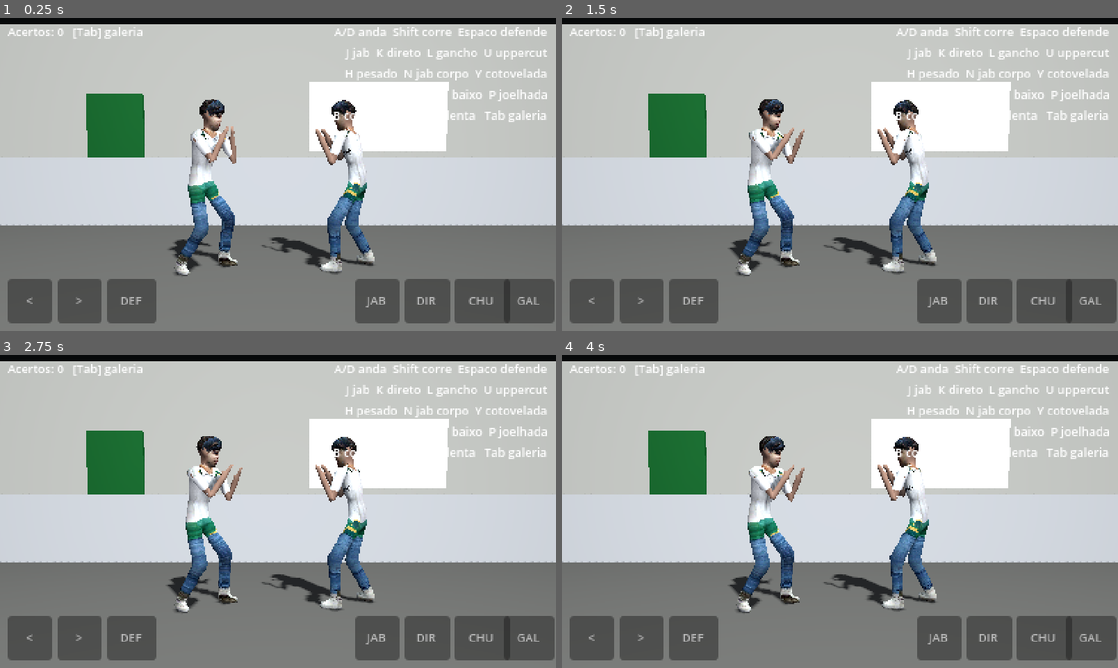
Above: before the commit, frames 1-4 (two rows, left to right).
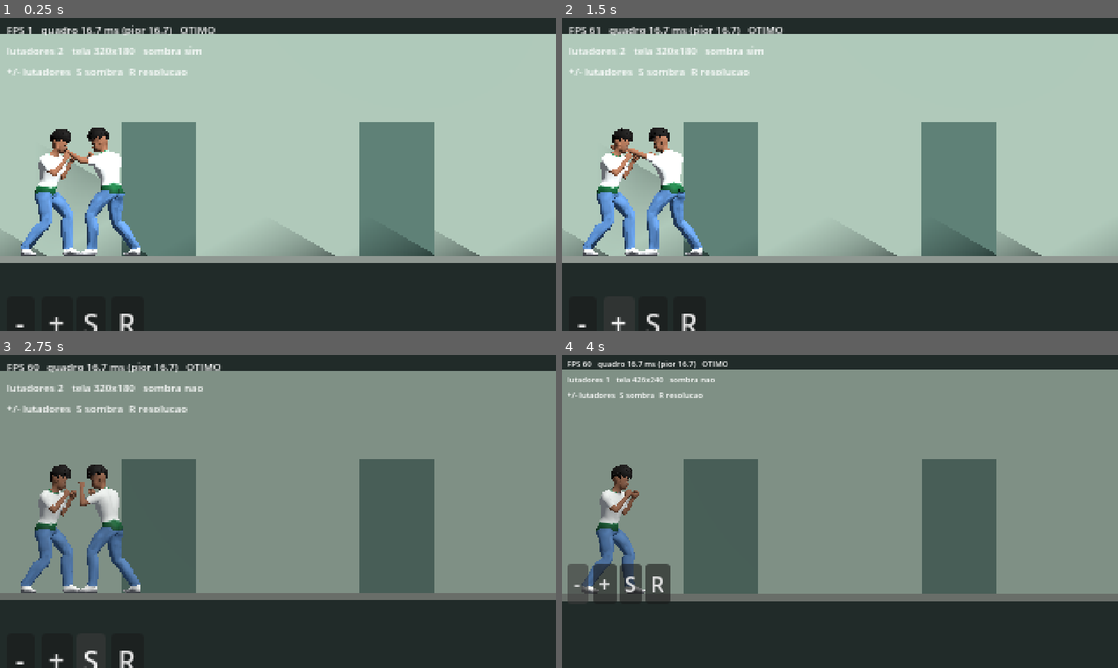
Above: after the commit, the same moments.

Repository: Felipe-Airess/jogo-gavyo
Game: Godot game, scene res://bench.tscn
Two runs of this game, one before a commit and one after it. Both use one fixed random seed, a clock stepped at 60 frames per second and the inputs below. Before the commit the project starts from res://main.tscn.
Inputs (mouse positions are in pixels of both pictures, inside the frame that each line leads up to):
- Up to frame 1 (0.25 s): no input
- Up to frame 2 (1.5 s): click (584, 324) at 0.5 s, where only the run after the commit has a clickable "-"; click (617, 324) at 1.25 s, where only the run after the commit has a clickable "+"
- Up to frame 3 (2.75 s): click (88, 661) at 2 s, where only the run after the commit has a clickable "S"
- Up to frame 4 (4 s): click (689, 661) at 2.75 s, where only the run after the commit has a clickable "R"; click (578, 583) at 3.5 s, where only the run after the commit has a clickable "-"

The runs differ from the first frame. In frame 1, 75% of the frame differs, in the area x 0-100%, y 0-100%; in frame 2, 75%; in frame 3, 96%; in frame 4, 97%.

Commit message:
Teste de desempenho do 3D pixelado (godot-3d/bench): N Miguels HD, FPS e tempo de quadro
Co-Authored-By: Claude Opus 5.5 <noreply@anthropic.com>
Claude-Session: https://claude.ai/code/session_015xcccLS1wLAHGWNWcjbuqz

Diff:
--- /dev/null
+++ b/godot-3d/bench.gd
@@ -0,0 +1,133 @@
+extends Node3D
+## Teste de desempenho do 3D pixelado: N Miguels animando (modelo HD, ~27 mil
+## faces cada) num corredor, camera lateral, tela interna 320x180.
+## Mostra FPS, tempo de quadro (media e pior) e o veredito.
+## Teclas/toque: + e - mudam o numero de lutadores; S liga/desliga sombra;
+## R muda a resolucao interna (320x180 / 426x240 / 640x360).
+
+const MODELO := preload("res://miguel_animado.glb")
+const ANIMS := ["guarda", "jab", "direto", "chuteCircular", "andaFrente", "gancho", "joelhada", "bloqueio"]
+const RES := [Vector2i(320, 180), Vector2i(426, 240), Vector2i(640, 360)]
+
+var lutadores: Array[Node3D] = []
+var info: Label
+var luz: DirectionalLight3D
+var tempos: Array[float] = []
+var res_i := 0
+
+
+func _ready() -> void:
+	var env := WorldEnvironment.new()
+	var e := Environment.new()
+	e.background_mode = Environment.BG_COLOR
+	e.background_color = Color(0.13, 0.17, 0.16)
+	e.ambient_light_source = Environment.AMBIENT_SOURCE_COLOR
+	e.ambient_light_color = Color(0.6, 0.62, 0.66)
+	e.ambient_light_energy = 0.6
+	env.environment = e
+	add_child(env)
+	luz = DirectionalLight3D.new()
+	luz.rotation_degrees = Vector3(-45, 35, 0)
+	luz.shadow_enabled = true
+	add_child(luz)
+	_caixa(Vector3(30, 0.1, 6), Vector3(0, -0.05, 0), Color(0.45, 0.47, 0.44))
+	_caixa(Vector3(30, 3, 0.1), Vector3(0, 1.5, -1.5), Color(0.55, 0.62, 0.56))
+	for i in 6:
+		_caixa(Vector3(1.0, 1.8, 0.4), Vector3(-8 + i * 3.2, 0.9, -1.25), Color(0.3, 0.4, 0.36))
+	var cam := Camera3D.new()
+	cam.projection = Camera3D.PROJECTION_ORTHOGONAL
+	cam.size = 4.2
+	cam.position = Vector3(0, 1.1, 8)
+	add_child(cam)
+	var cl := CanvasLayer.new()
+	add_child(cl)
+	info = Label.new()
+	info.position = Vector2(4, 2)
+	info.add_theme_font_size_override("font_size", 6)
+	cl.add_child(info)
+	var x := 4.0
+	for t in ["-", "+", "S", "R"]:
+		var b := Button.new()
+		b.text = t
+		b.focus_mode = Control.FOCUS_NONE
+		b.position = Vector2(x, 160)
+		b.size = Vector2(16, 16)
+		b.pressed.connect(_acao.bind(t))
+		cl.add_child(b)
+		x += 20
+	_aplicar_res()
+	for i in 2:
+		_mais()
+
+
+func _caixa(t: Vector3, p: Vector3, c: Color) -> void:
+	var m := MeshInstance3D.new()
+	var b := BoxMesh.new()
+	b.size = t
+	var mat := StandardMaterial3D.new()
+	mat.albedo_color = c
+	b.material = mat
+	m.mesh = b
+	m.position = p
+	add_child(m)
+
+
+func _mais() -> void:
+	var n := lutadores.size()
+	var r := Node3D.new()
+	r.add_child(MODELO.instantiate())
+	add_child(r)
+	r.position = Vector3(-3.1 + (n % 8) * 0.9, 0, -0.5 * float(n / 8))
+	r.rotation_degrees.y = 90 if n % 2 == 0 else -90
+	var ap: AnimationPlayer = r.find_child("AnimationPlayer", true, false)
+	var nome: String = ANIMS[n % ANIMS.size()]
+	if ap and ap.has_animation(nome):
+		ap.get_animation(nome).loop_mode = Animation.LOOP_LINEAR
+		ap.play(nome)
+	lutadores.append(r)
+
+
+func _menos() -> void:
+	if lutadores.size() > 1:
+		lutadores.pop_back().queue_free()
+
+
+func _aplicar_res() -> void:
+	get_window().content_scale_size = RES[res_i]
+	tempos.clear()
+
+
+func _acao(t: String) -> void:
+	match t:
+		"+": _mais()
+		"-": _menos()
+		"S": luz.shadow_enabled = not luz.shadow_enabled
+		"R":
+			res_i = (res_i + 1) % RES.size()
+			_aplicar_res()
+	tempos.clear()
+
+
+func _unhandled_input(ev: InputEvent) -> void:
+	if ev is InputEventKey and ev.pressed and not ev.echo:
+		match ev.keycode:
+			KEY_EQUAL, KEY_PLUS, KEY_KP_ADD: _acao("+")
+			KEY_MINUS, KEY_KP_SUBTRACT: _acao("-")
+			KEY_S: _acao("S")
+			KEY_R: _acao("R")
+
+
+func _process(dt: float) -> void:
+	tempos.append(dt * 1000.0)
+	if tempos.size() > 120:
+		tempos.pop_front()
+	var media := 0.0
+	var pior := 0.0
+	for t in tempos:
+		media += t
+		pior = maxf(pior, t)
+	media /= maxf(1.0, tempos.size())
+	var veredito := "OTIMO" if media < 17.5 else ("BOM" if media < 34.0 else "LENTO")
+	info.text = "FPS %d   quadro %.1f ms (pior %.1f)   %s\nlutadores %d   tela %dx%d   sombra %s\n+/- lutadores  S sombra  R resolucao" % [
+		Engine.get_frames_per_second(), media, pior, veredito, lutadores.size(),
+		RES[res_i].x, RES[res_i].y, "sim" if luz.shadow_enabled else "nao"]
--- /dev/null
+++ b/godot-3d/bench.tscn
@@ -0,0 +1,6 @@
+[gd_scene load_steps=2 format=3]
+
+[ext_resource type="Script" path="res://bench.gd" id="1"]
+
+[node name="Bench" type="Node3D"]
+script = ExtResource("1")
--- a/godot-3d/project.godot
+++ b/godot-3d/project.godot
@@ -3,7 +3,7 @@
 
 [application]
 config/name="GAVIÃO 3D - teste do Miguel"
-run/main_scene="res://main.tscn"
+run/main_scene="res://bench.tscn"
 config/features=PackedStringArray("4.5", "GL Compatibility")
 
 [display]
Binary file changed: godot-3d/miguel_animado.glb
